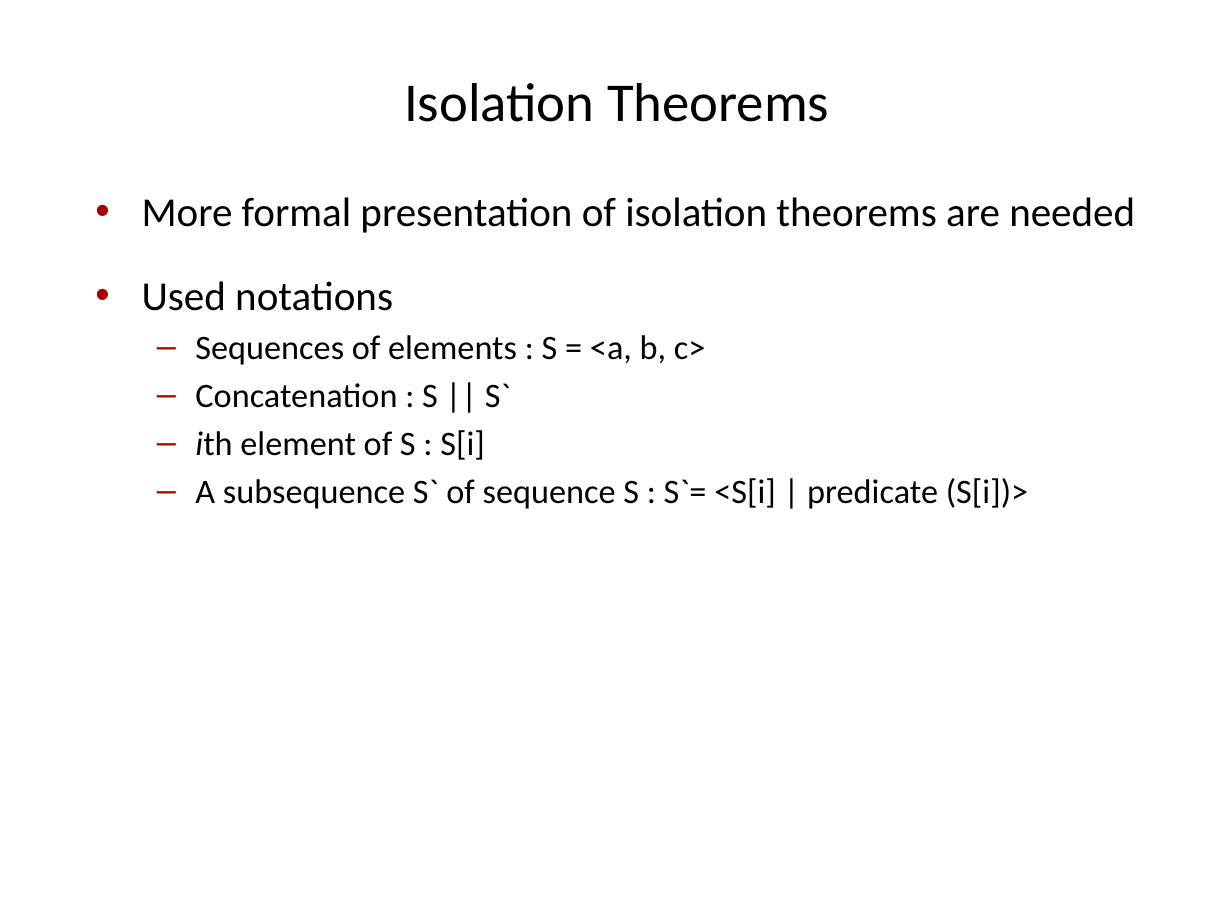
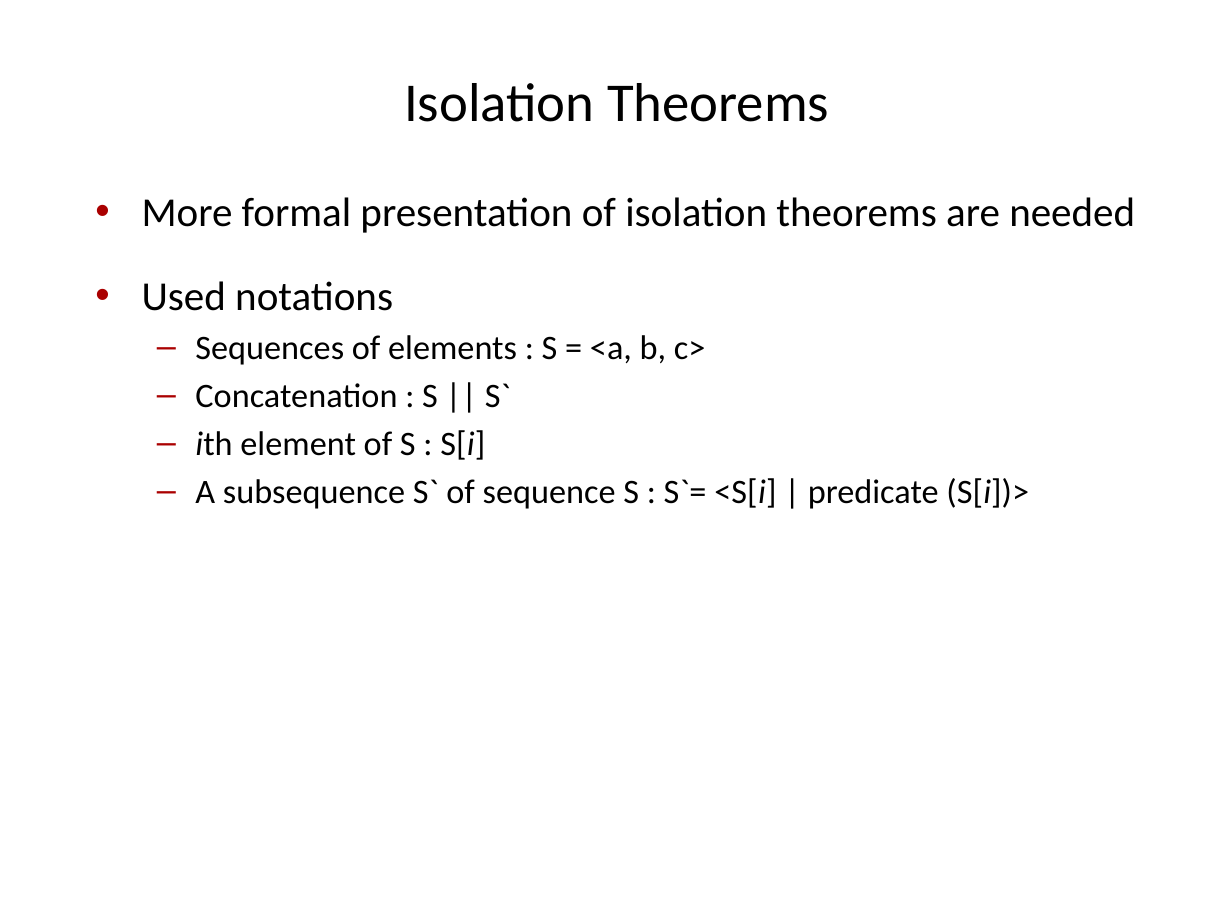
Before and after one commit to VLDB-Study/transaction-processing-study, a slide deck: slide 10 of chapter7/slides/Ch7-Isolation_concepts.pptx. Drawn at 1232x924 pixels with LibreOffice and Linux fonts; fonts in the diff are those of the drawing. Boxes give left, top, right and bottom in pixels: in the first picture for what was removed or moved away, otherwise in the second. Text is boxed around its words. In the diff, an @@ line names an element or a change of style, - is before the commit and + after.

```diff
--- a/chapter7/slides/Ch7-Isolation_concepts.pptx
+++ b/chapter7/slides/Ch7-Isolation_concepts.pptx
@@ text at (x1=195, y1=430, x2=1029, y2=509): italic on in "S[i]", "<S[i] (S[i])>" @@
```
Also in this commit, not shown: 6 other slides changed, 22 slides added, 4 slides removed.
